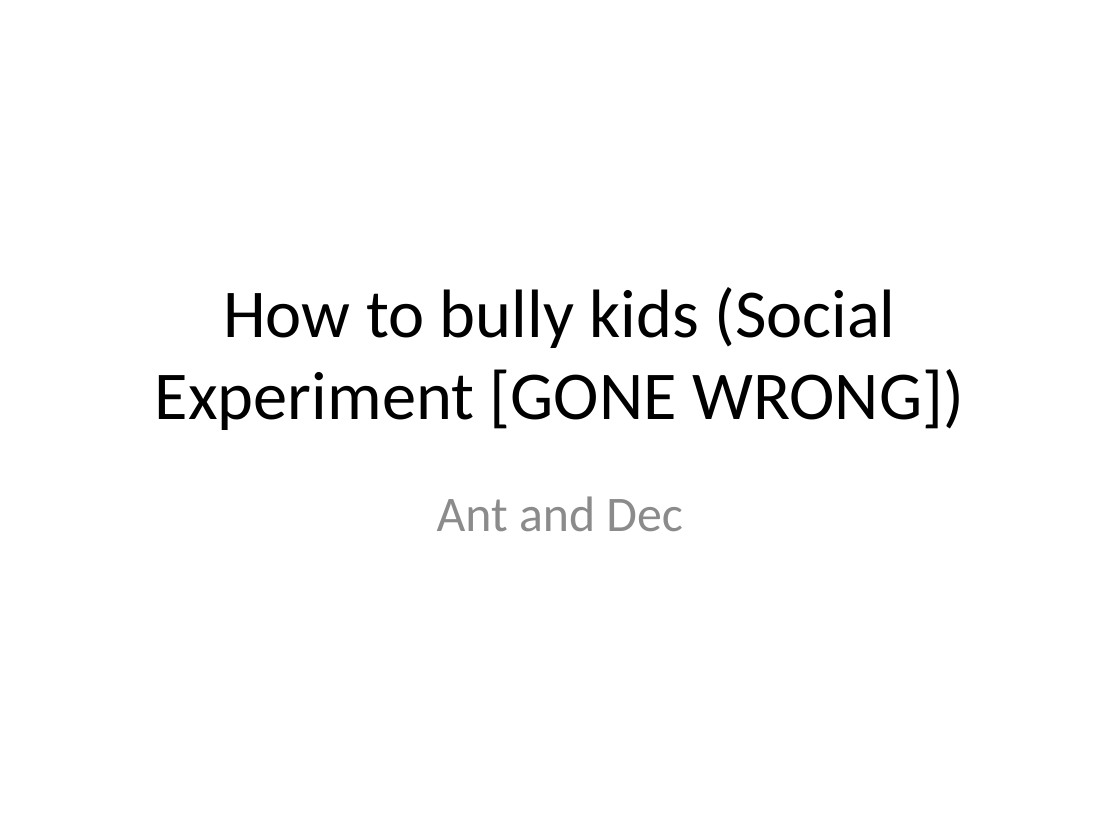
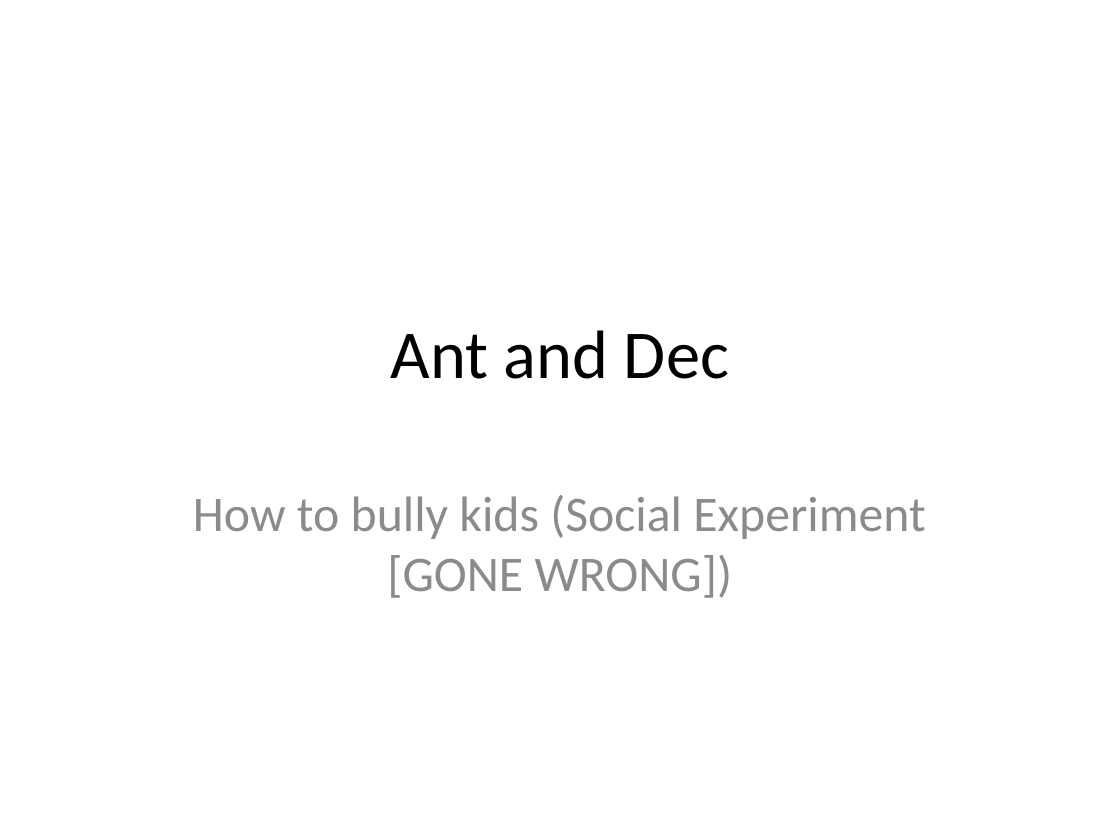
Before and after one commit to dmoa/Spruce, a slide deck: slide 1 of example/test.pptx. Drawn at 1120x840 pixels with LibreOffice and Linux fonts; fonts in the diff are those of the drawing. Boxes give left, top, right and bottom in pixels: in the first picture for what was removed or moved away, otherwise in the second. Text is boxed around its words. In the diff, an @@ line names an element or a change of style, - is before the commit and + after.

```diff
--- a/example/test.pptx
+++ b/example/test.pptx
@@ title at (391,330,729,379): text changed @@
-How to bully kids (Social Experiment [GONE WRONG])
+Ant and Dec
@@ subtitle at (193,495,925,598): text changed @@
-Ant and Dec
+How to bully kids (Social Experiment [GONE WRONG])
```
Also in this commit, not shown: 5 other files.
